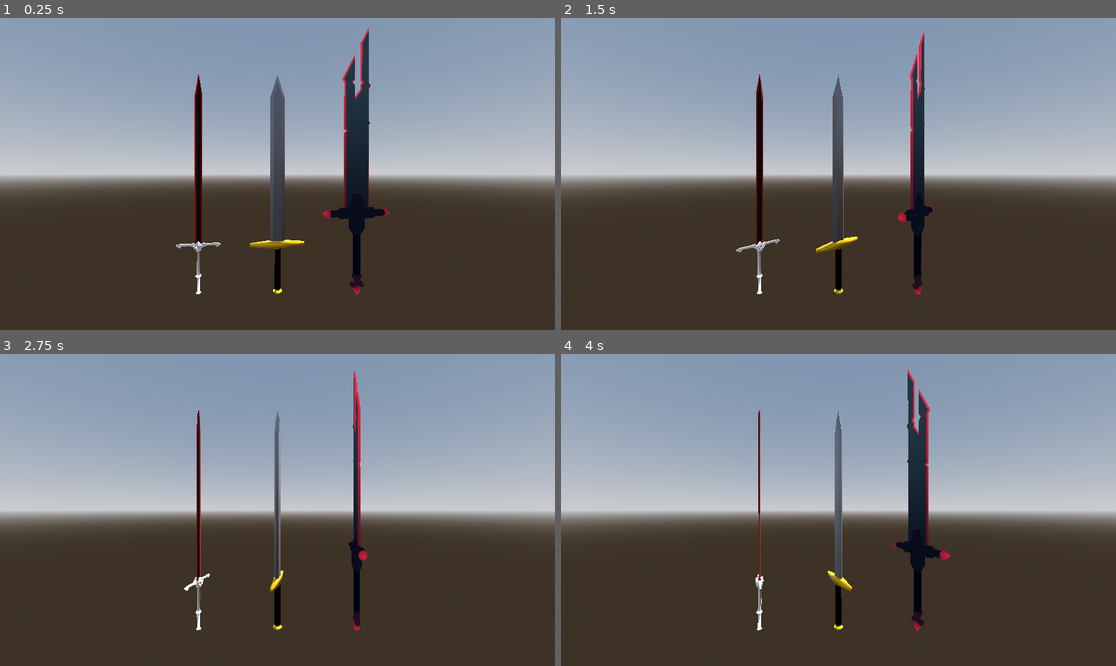
Above: before the commit, frames 1-4 (two rows, left to right).
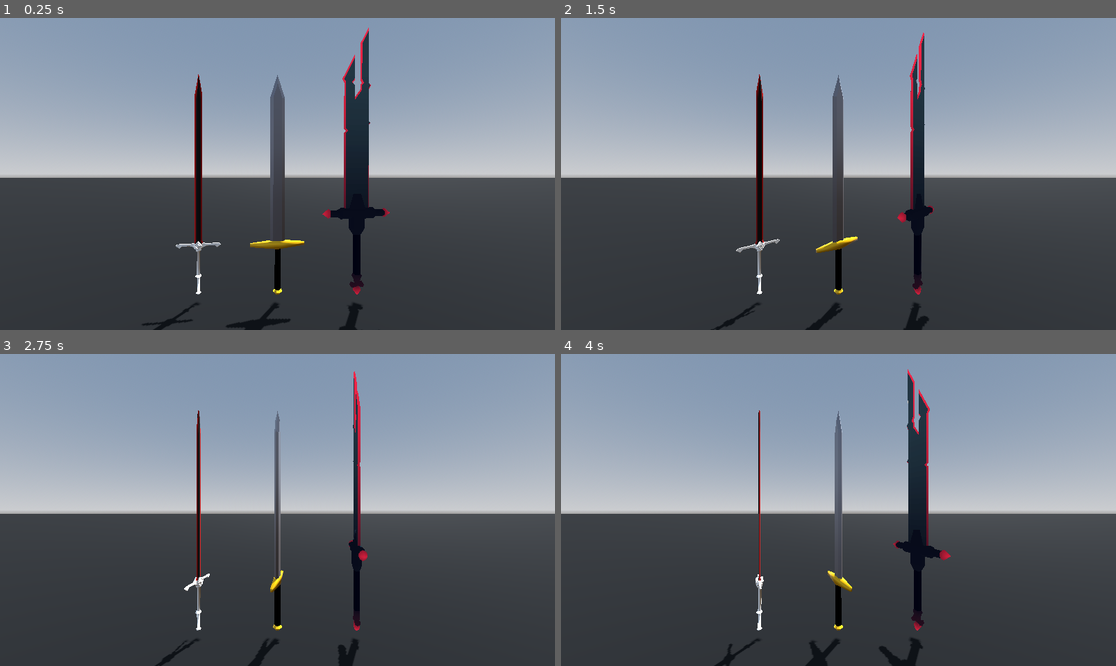
Above: after the commit, the same moments.

Repository: KameronHodge/KameronHodge.github.io
Game: Godot game, scene res://Scenes/display.tscn
Same seed, same stepped clock (60 frames per second), same inputs: the game is played once before the commit and once after it.
Inputs:
- Up to frame 1 (0.25 s): no input
- Up to frame 2 (1.5 s): no input
- Up to frame 3 (2.75 s): no input
- Up to frame 4 (4 s): no input

The runs differ from the first frame. In frame 1, 24% of the frame differs, in the area x 0-100%, y 51-100%; in frame 2, 25%; in frame 3, 25%; in frame 4, 25%.

Commit message:
made a ground

Diff:
--- a/project/webportfoliotest/Scenes/display.tscn
+++ b/project/webportfoliotest/Scenes/display.tscn
@@ -16,6 +16,9 @@
 background_mode = 2
 sky = SubResource("Sky_mytll")
 tonemap_mode = 2
+
+[sub_resource type="StandardMaterial3D" id="StandardMaterial3D_us5k4"]
+albedo_color = Color(0, 0, 0, 1)
 
 [node name="Display" type="Node3D"]
 
@@ -40,3 +43,8 @@
 [node name="bettersword" parent="." instance=ExtResource("4_us5k4")]
 transform = Transform3D(7, 0, 0, 0, 7, 0, 0, 0, 7, 8.02112, 4.56265, 0)
 script = ExtResource("2_oe3w4")
+
+[node name="CSGBox3D" type="CSGBox3D" parent="."]
+transform = Transform3D(1, 0, 0, 0, 1, 0, 0, 0, 1, 88.6094, -5, -348.997)
+material_override = SubResource("StandardMaterial3D_us5k4")
+size = Vector3(2541.09, 1, 730.984)
Not shown: 1 places in project/webportfoliotest/Scenes/display.tscn that only renumber resources
